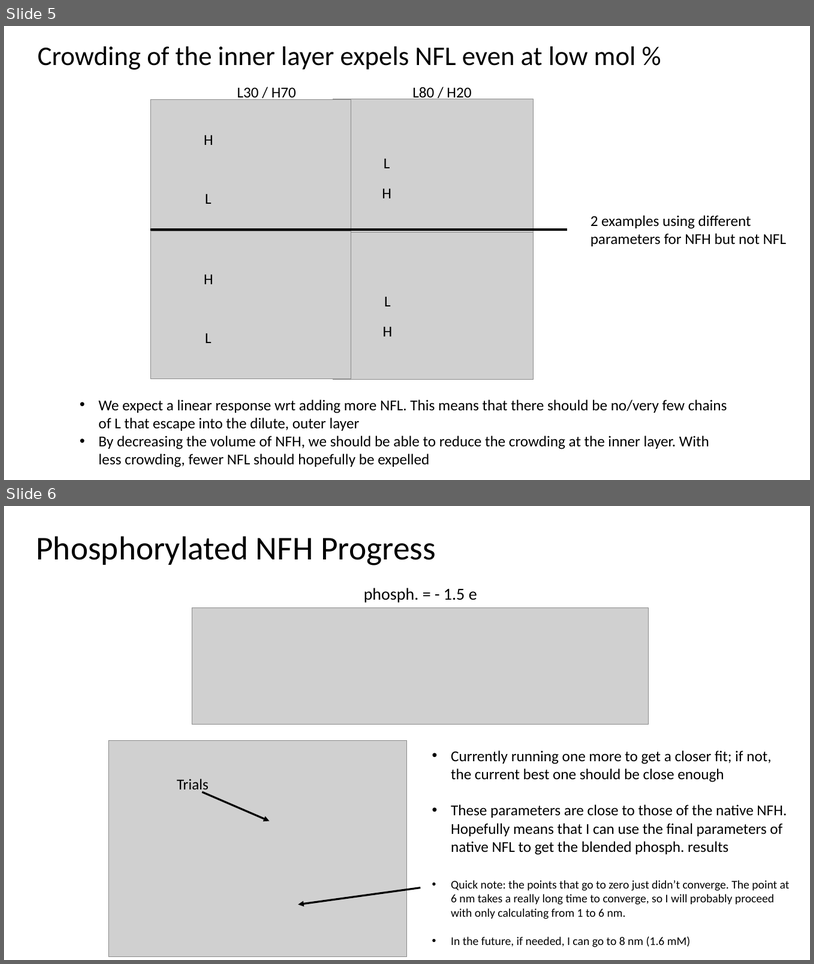
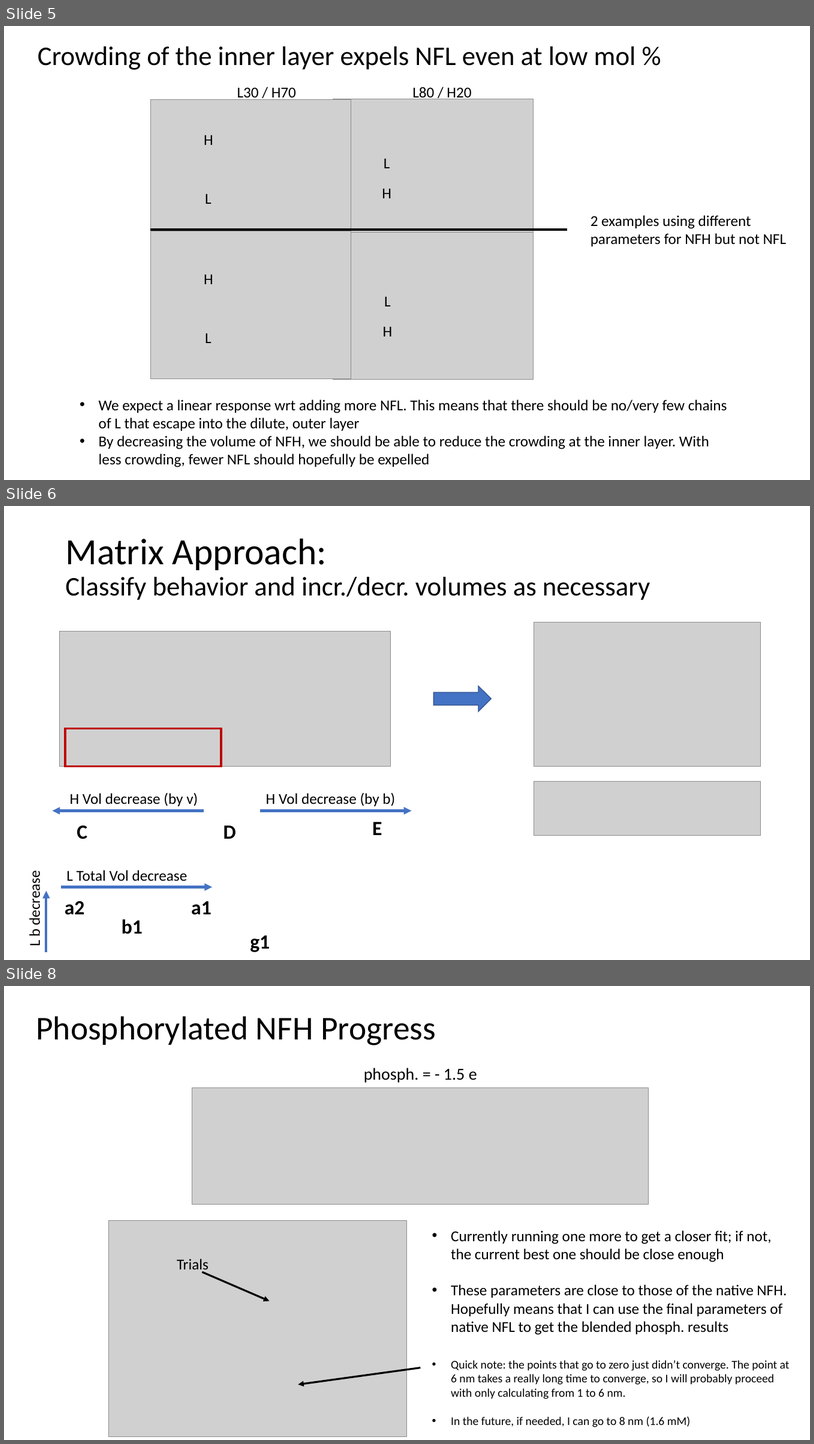
Before and after one commit to tyokokur/presentations, a slide deck: 20230420 EAD Update.pptx. Shown one above the other, each under a label of ours: slides 5 and 6 before the commit, slides 5, 6 and 8 after it; the slides between them are not shown. The pictures are 814x964 and 814x1444 pixels, drawn with LibreOffice and Linux fonts; fonts in the diff are those of the drawing; grey boxes stand for pictures. Boxes give left, top, right and bottom in pixels: in the first picture for what was removed or moved away, otherwise in the second. Text is boxed around its words. In the diff, an @@ line names an element or a change of style, - is before the commit and + after.

```diff
--- a/20230420 EAD Update.pptx
+++ b/20230420 EAD Update.pptx
@@ slide 6 added at bbox=[4, 506, 810, 960], background #FFFFFF @@
@@ title added at bbox=[65, 538, 651, 600], 32 pt, text #000000 @@
+Matrix Approach:
+Classify behavior and incr./decr. volumes as necessary
@@ picture added at bbox=[60, 631, 391, 766] @@
@@ picture added at bbox=[534, 622, 761, 767] @@
@@ right arrow added at bbox=[434, 685, 492, 711], fill #4472C4, outline #325491 1 pt @@
@@ rectangle added at bbox=[65, 729, 221, 767], outline #C00000 2.25 pt @@
@@ text added at bbox=[70, 792, 198, 806], 18 pt, text #000000 @@
+H Vol decrease (by v)
@@ text added at bbox=[266, 792, 395, 806], 18 pt, text #000000 @@
+H Vol decrease (by b)
@@ picture added at bbox=[534, 781, 761, 835] @@
@@ arrow added from (204, 810) to (53, 810), #4472C4 3 pt @@
@@ arrow added from (260, 810) to (412, 810), #4472C4 3 pt @@
@@ text added at bbox=[77, 825, 87, 839], 24 pt, text #000000, bold @@
+C
@@ text added at bbox=[224, 825, 236, 838], 24 pt, text #000000, bold @@
+D
@@ text added at bbox=[372, 822, 382, 835], 24 pt, text #000000, bold @@
+E
@@ text added at bbox=[26, 876, 44, 945], 18 pt, text #000000 @@
+L b decrease
@@ text added at bbox=[66, 870, 188, 881], 18 pt, text #000000 @@
+L Total Vol decrease
@@ arrow added from (47, 952) to (47, 891), #4472C4 3 pt @@
@@ arrow added from (61, 887) to (212, 887), #4472C4 3 pt @@
@@ text added at bbox=[65, 901, 85, 915], 24 pt, text #000000, bold @@
+a2
@@ text added at bbox=[191, 901, 212, 915], 24 pt, text #000000, bold @@
+a1
@@ text added at bbox=[122, 919, 143, 934], 24 pt, text #000000, bold @@
+b1
@@ text added at bbox=[250, 935, 270, 952], 24 pt, text #000000, bold @@
+g1
@@ what was slide 6 is now slide 8 @@
```
Also in this commit, not shown: 1 other slide added.
